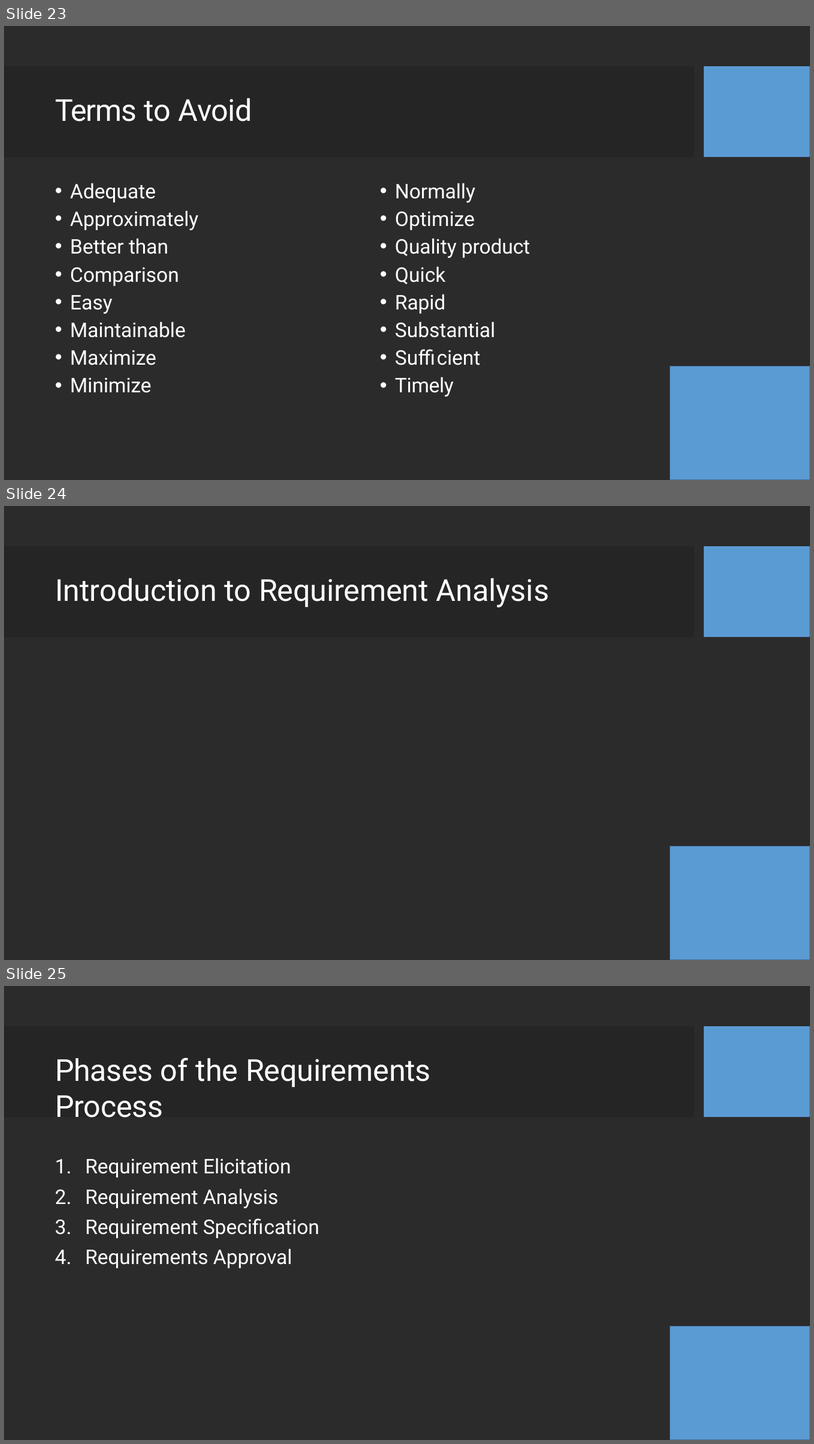
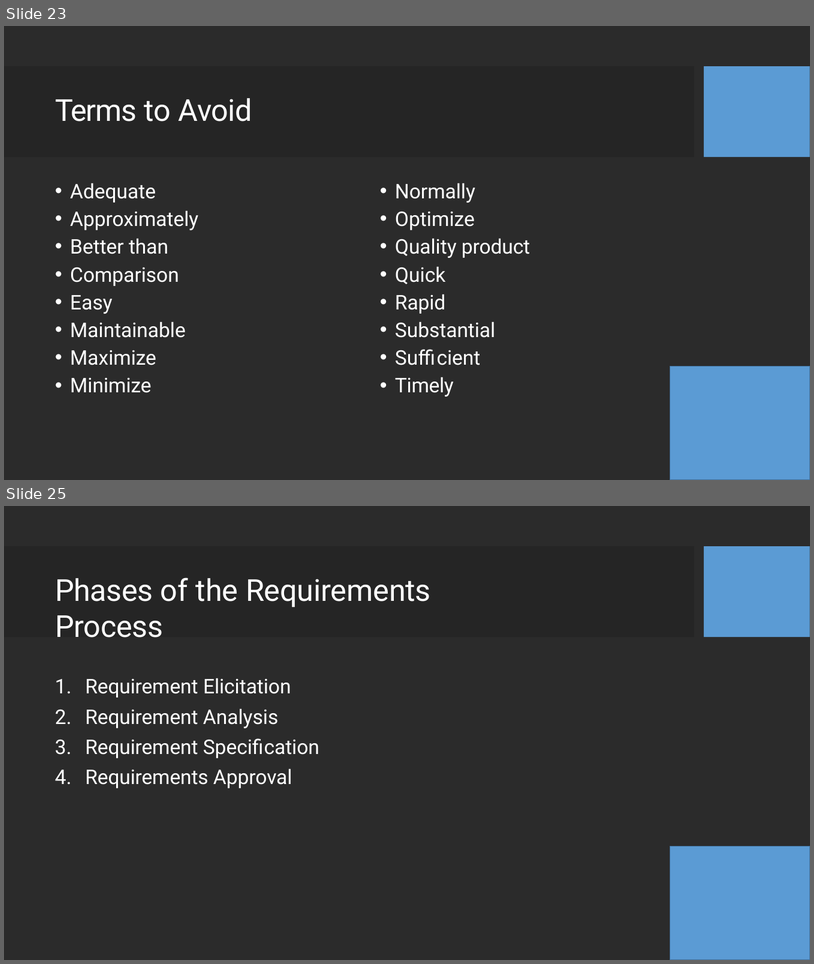
Before and after one commit to fenago/ba, a slide deck: 0311_RESOURCE_RequirementBasics.pptx. Shown one above the other, each under a label of ours: slides 23, 24 and 25 before the commit, slides 23 and 25 after it; the slides between them are not shown. The pictures are 814x1444 and 814x964 pixels, drawn with LibreOffice and Linux fonts; fonts in the diff are those of the drawing; background and template pictures are left out; a plain dark background stands for a picture behind light text. Boxes give left, top, right and bottom in pixels: in the first picture for what was removed or moved away, otherwise in the second. Text is boxed around its words. In the diff, an @@ line names an element or a change of style, - is before the commit and + after.

```diff
--- a/0311_RESOURCE_RequirementBasics.pptx
+++ b/0311_RESOURCE_RequirementBasics.pptx
@@ slide 24 removed at <box>4,506,810,960</box>, background picture (left out); not listed: 4 template elements that a slide beside it also shows @@
@@ title removed at <box>55,578,549,607</box> @@
-Introduction to Requirement Analysis
```
Also in this commit, not shown: 1 slide changed, 1 slide added, 3 other files.
